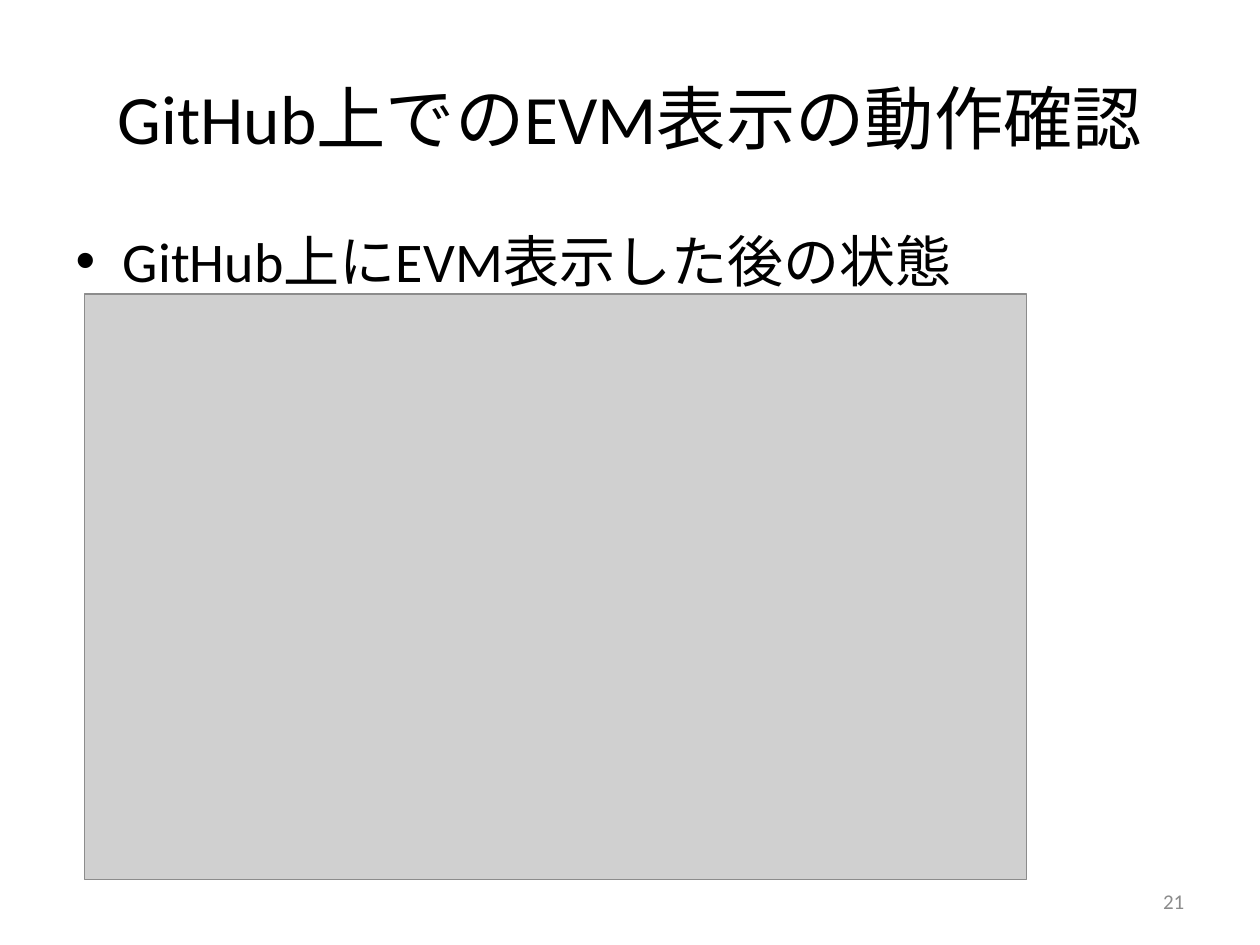
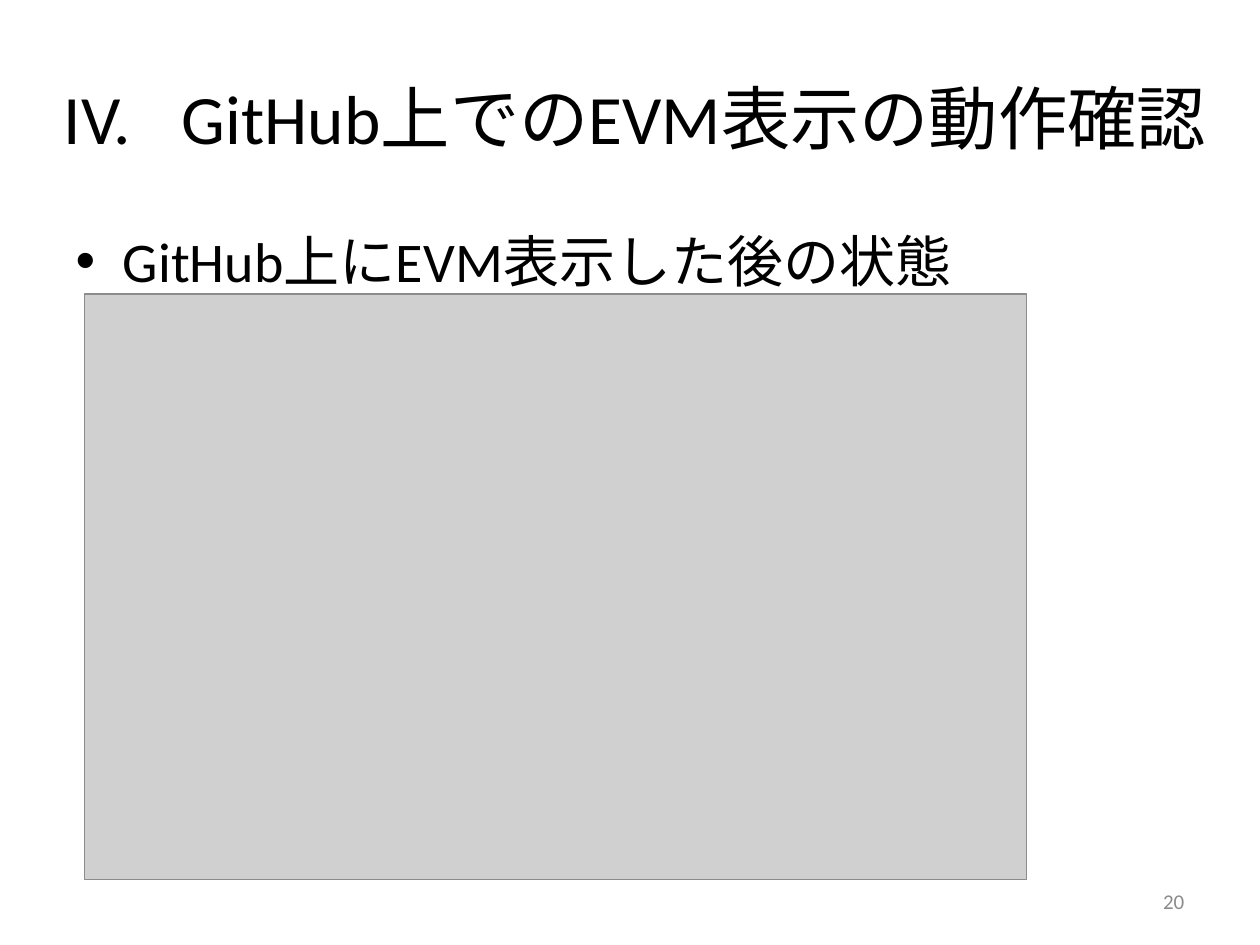
Before and after one commit to keimatsui/kadai, a slide deck: slide 20 of 卒業論文/2012/工藤亮/卒論発表（工藤）.pptx (slide 21 before the commit). Drawn at 1260x945 pixels with LibreOffice and Linux fonts; fonts in the diff are those of the drawing; grey boxes stand for pictures. Boxes give left, top, right and bottom in pixels: in the first picture for what was removed or moved away, otherwise in the second. Text is boxed around its words. In the diff, an @@ line names an element or a change of style, - is before the commit and + after.

```diff
--- a/卒業論文/2012/工藤亮/卒論発表（工藤）.pptx
+++ b/卒業論文/2012/工藤亮/卒論発表（工藤）.pptx
@@ title "GitHub上でのEVM表示の動作確認": place and size @@
-title "GitHub上でのEVM表示の動作確認" at box(118, 86, 1142, 150)
+title "GitHub上でのEVM表示の動作確認" at box(182, 86, 1206, 150)
@@ title "GitHub上でのEVM表示の動作確認" at box(182, 86, 1206, 150): bullet none to I. @@
@@ page number at box(1163, 895, 1184, 909): text changed @@
-21
+20
```
Also in this commit, not shown: 8 other slides changed, 1 slide removed, 1 other file.
